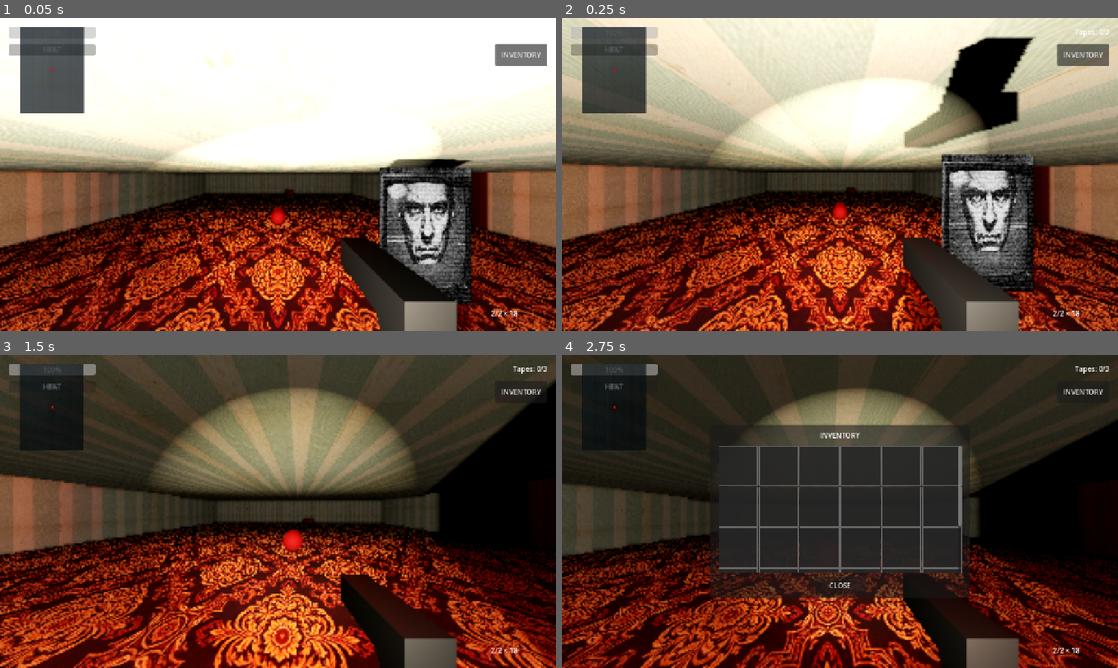
Above: before the commit, frames 1-4 (two rows, left to right).
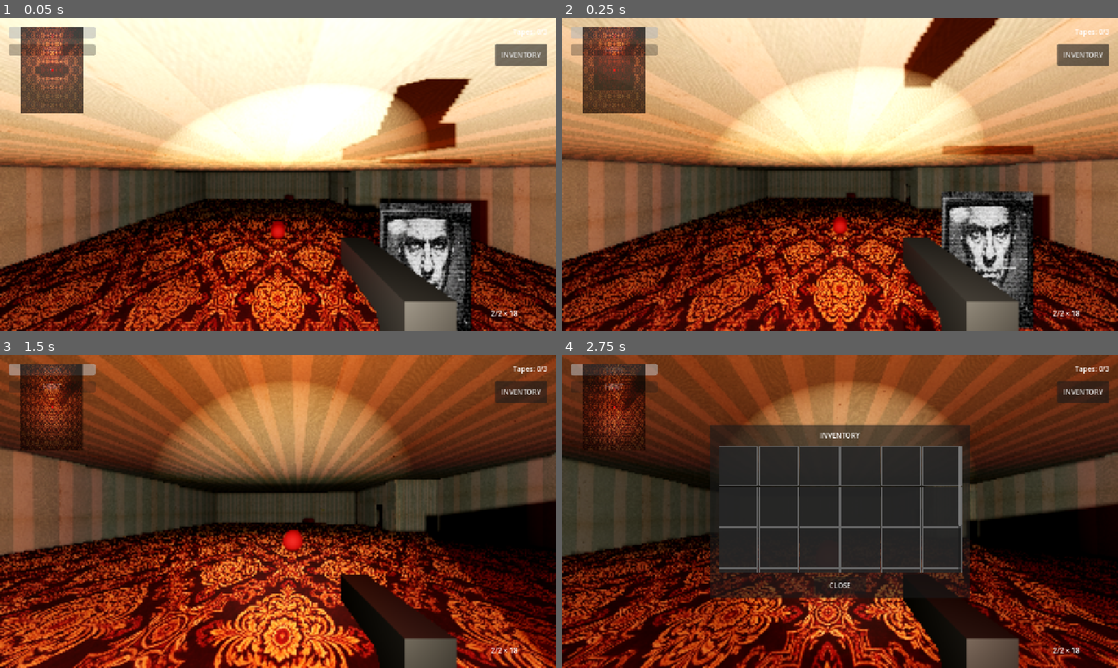
Above: after the commit, the same moments.

Repository: sergesvalov/alex_fight
Game: Godot game, scene res://scenes/levels/hotel_siberia/hotel_level_4.tscn
Two runs of this game, one before a commit and one after it. Both use one fixed random seed, a clock stepped at 60 frames per second and the inputs below. Sound files missing from this copy of the repository are replaced by a short silence.
Inputs (mouse positions are in pixels of both pictures, inside the frame that each line leads up to):
- Up to frame 1 (0.05 s): no input
- Up to frame 2 (0.25 s): no input
- Up to frame 3 (1.5 s): tap Enter at 0.5 s; move the mouse to (305, 511) at 0.52 s; hold Up (ui_up) from 0.53 s (still down); click (305, 511) at 0.6 s; move the mouse to (250, 511) at 1.27 s; tap E at 1.35 s
- Up to frame 4 (2.75 s): keep holding Up (ui_up); move the mouse to (851, 505) at 2.02 s; tap I at 2.1 s

The runs differ from the first frame. In frame 1, 68% of the frame differs, in the area x 0-100%, y 0-100%; in frame 2, 71%; in frame 3, 42%; in frame 4, 31%.

Commit message:
feat: add procedural hotel level generator and supporting map generation scripts

Diff:
--- /dev/null
+++ b/generate_map.gd
@@ -0,0 +1,51 @@
+extends SceneTree
+
+func _init():
+	print("Generating map...")
+	var f = FileAccess.open("new_map.txt", FileAccess.WRITE)
+
+	var width = 21.5
+	var length = 60.0
+	var thickness = 0.2
+
+	var min_x = -width/2 - thickness
+	var max_x = width/2 + thickness
+	var min_z = -length/2 - thickness
+	var max_z = length/2 + thickness
+
+	var map_str = ""
+
+	var levels = [0.0, 1.0, 4.0]
+
+	for y in levels:
+		map_str += "### Map at Y=" + str(y) + "\n```text\n"
+
+		# 60 units for Z (1 unit = 1m), 22 units for X (1 unit = 1m)
+		# Actually, let's use a scale of 2 chars per meter for X to make it somewhat square
+		for z in range(int(min_z)-1, int(max_z)+2):
+			var row = ""
+			for x in range(int(min_x)*2 - 2, int(max_x)*2 + 3):
+				var real_x = float(x) / 2.0
+				var real_z = float(z)
+
+				var is_wall = false
+
+				# Check if point is inside any wall
+				if (real_x >= min_x and real_x <= max_x and real_z >= min_z and real_z <= max_z):
+					if (real_x <= min_x + thickness or real_x >= max_x - thickness or
+						real_z <= min_z + thickness or real_z >= max_z - thickness):
+						is_wall = true
+
+				if is_wall:
+					row += "#"
+				else:
+					if real_x > min_x and real_x < max_x and real_z > min_z and real_z < max_z:
+						row += "."
+					else:
+						row += " "
+			map_str += row + "\n"
+		map_str += "```\n\n"
+
+	f.store_string(map_str)
+	f.close()
+	quit()
--- a/scripts/levels/hotel_level_generator.gd
+++ b/scripts/levels/hotel_level_generator.gd
@@ -5,7 +5,7 @@
 @export var floor_number: int = 4
 @export var player_spawn_pos: Vector3 = Vector3(0, 1.0, 0)
 @export var floor_thickness: float = 0.5
-@export var corridor_height: float = 3.0
+@export var corridor_height: float = 4.0
 @export var wall_thickness: float = 0.2
 
 var carpet_texture = preload("res://assets/textures/hotel_carpet.jpg")
@@ -73,6 +73,9 @@
 	_create_static_box(parent, "Wall_North", Vector3(0, wall_y, -half_z - thickness/2.0), Vector3(x_width + thickness*2, height, thickness), wall_mat)
 	_create_static_box(parent, "Wall_South", Vector3(0, wall_y, half_z + thickness/2.0), Vector3(x_width + thickness*2, height, thickness), wall_mat)
 
+	# 3.5 Maintenance Room
+	_generate_maintenance_room(parent, f_scale, height, thickness, wall_mat)
+
 	# 4. Light
 	var light = OmniLight3D.new()
 	light.name = "MainRoomLight"
@@ -101,6 +104,29 @@
 			player.velocity = Vector3.ZERO
 		print("Player moved to: ", p_spawn)
 
+func _generate_maintenance_room(parent: Node, f_scale: float, height: float, thickness: float, wall_mat: Material) -> void:
+	var wall_y = height / 2.0
+
+	# Inner South Wall (runs along Z = -20.0, from X = 7.75 to 10.75)
+	# Center X = 9.25, Size X = 3.0
+	_create_static_box(parent, "Maint_Inner_South", Vector3(9.25 * f_scale, wall_y, -20.0 * f_scale), Vector3(3.0 * f_scale, height, thickness), wall_mat)
+
+	# Inner West Wall (runs along X = 7.75, from Z = -30.0 to -20.0)
+	# Door hole at Z from -24.0 to -22.0, up to height 2.2
+
+	# Part 1: Solid North Part (Z = -30.0 to -24.0). Center Z = -27.0, Size Z = 6.0
+	_create_static_box(parent, "Maint_Inner_West_North", Vector3(7.75 * f_scale, wall_y, -27.0 * f_scale), Vector3(thickness, height, 6.0 * f_scale), wall_mat)
+
+	# Part 2: Solid South Part (Z = -22.0 to -20.0). Center Z = -21.0, Size Z = 2.0
+	_create_static_box(parent, "Maint_Inner_West_South", Vector3(7.75 * f_scale, wall_y, -21.0 * f_scale), Vector3(thickness, height, 2.0 * f_scale), wall_mat)
+
+	# Part 3: Door Lintel (Z = -24.0 to -22.0)
+	var door_h = 2.2 * f_scale
+	if height > door_h:
+		var lintel_h = height - door_h
+		var lintel_y = door_h + (lintel_h / 2.0)
+		_create_static_box(parent, "Maint_Inner_West_Lintel", Vector3(7.75 * f_scale, lintel_y, -23.0 * f_scale), Vector3(thickness, lintel_h, 2.0 * f_scale), wall_mat)
+
 func _create_static_box(parent: Node, node_name: String, pos: Vector3, size: Vector3, mat: Material) -> void:
 	var static_body = StaticBody3D.new()
 	static_body.name = node_name
Not shown, added: new_map.txt
Not shown, changed: .agents/AGENTS.md
Not shown, added: generate_map.py
